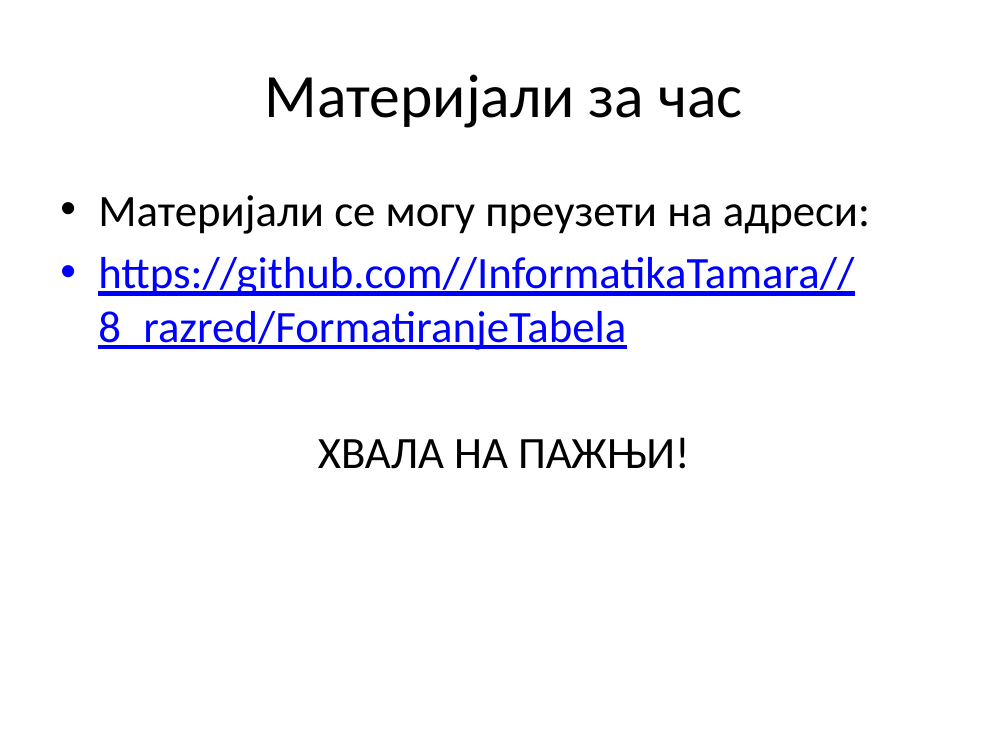
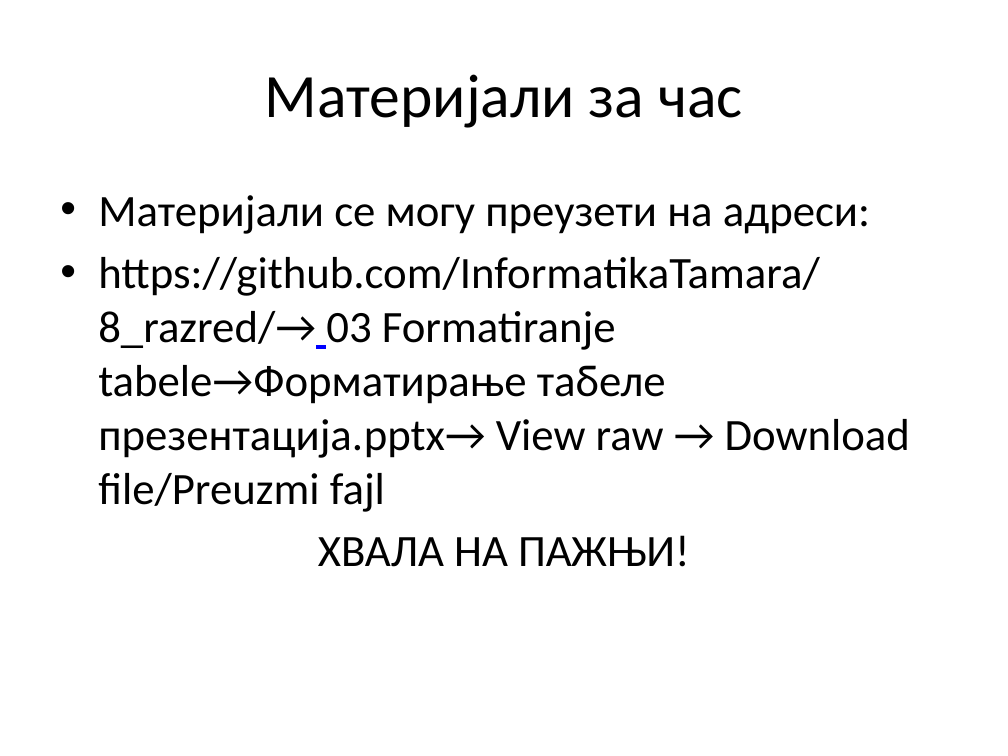
Before and after one commit to InformatikaTamara/8_razred, a slide deck: slide 9 of 03 Форматирање табеле/Форматирање табеле презентација.pptx. Drawn at 1008x756 pixels with LibreOffice and Linux fonts; fonts in the diff are those of the drawing; background and template pictures are left out. Boxes give left, top, right and bottom in pixels: in the first picture for what was removed or moved away, otherwise in the second. Text is boxed around its words. In the diff, an @@ line names an element or a change of style, - is before the commit and + after.

```diff
--- a/03 Форматирање табеле/Форматирање табеле презентација.pptx
+++ b/03 Форматирање табеле/Форматирање табеле презентација.pptx
@@ text at [98, 257, 910, 512]: text changed; text colour #0000FF to #000000 @@
-• https://github.com//InformatikaTamara//8_razred/FormatiranjeTabela
+• https://github.com/InformatikaTamara/8_razred/→ 03 Formatiranje tabele→Форматирање табеле презентација.pptx→ View raw → Download file/Preuzmi fajl
```
Also in this commit, not shown: 1 other slide changed.
